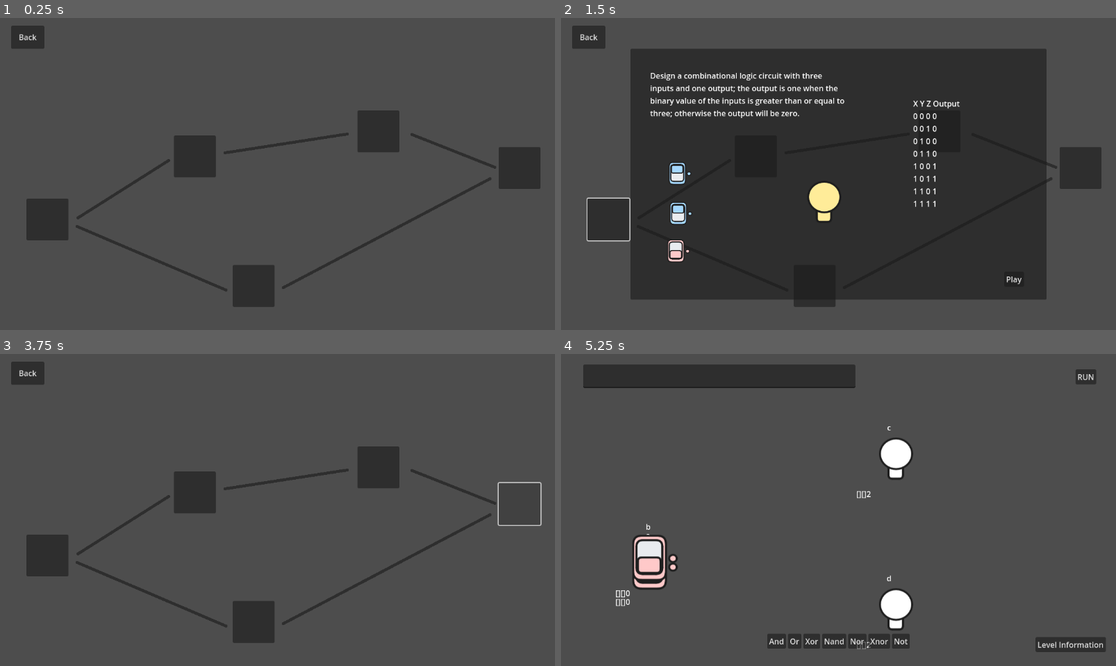
Above: before the commit, frames 1-4 (two rows, left to right).
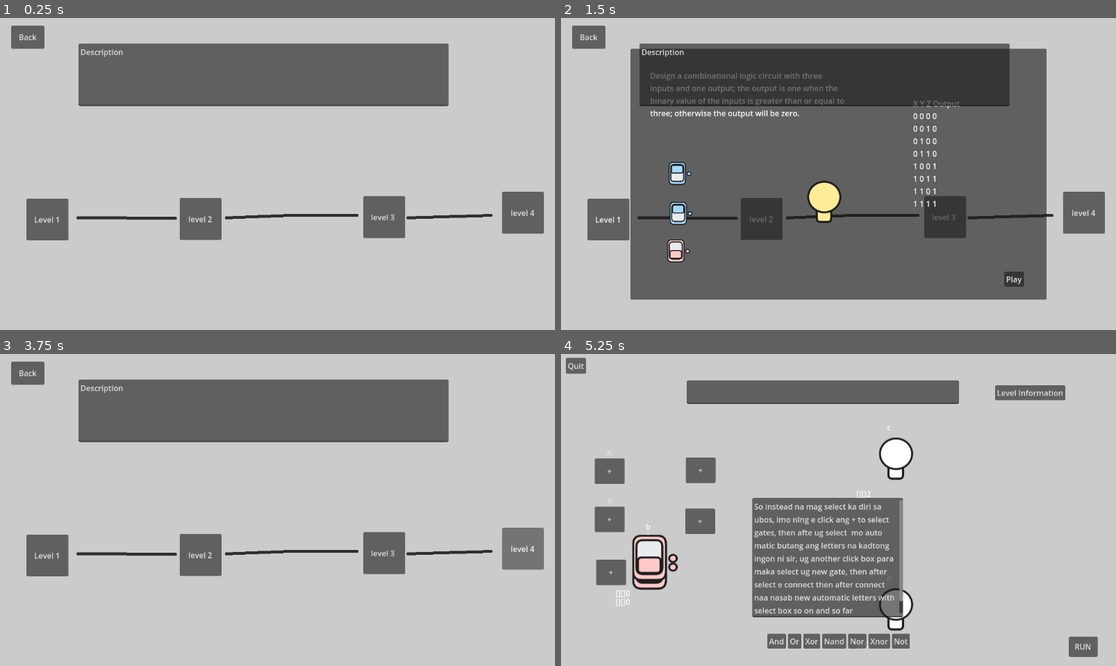
Above: after the commit, the same moments.

Repository: sininen-blue/logic-gate-tesseract
Game: Godot game, scene res://ui/level_select.tscn
Two runs of this game, one before a commit and one after it. Both use one fixed random seed, a clock stepped at 60 frames per second and the inputs below. This scene is started directly instead of the project's main scene.
Inputs (mouse positions are in pixels of both pictures, inside the frame that each line leads up to; where the layout moved, square brackets give the same spot in the first picture):
- Up to frame 1 (0.25 s): no input
- Up to frame 2 (1.5 s): click (610, 220) at 0.5 s; click (760, 217) [755, 155] at 1.25 s
- Up to frame 3 (3.75 s): click (255, 622) at 2.02 s; click (382, 553) [377, 466] at 2.75 s; click (521, 547) [521, 503] at 3.5 s
- Up to frame 4 (5.25 s): click (610, 556) at 4.25 s; click "Play" at 5 s

The runs differ from the first frame. In frame 1, 84% of the frame differs, in the area x 0-100%, y 0-100%; in frame 2, 82%; in frame 3, 85%; in frame 4, 85%.

Commit message:
lil changes on design

Diff:
--- a/project.godot
+++ b/project.godot
@@ -53,3 +53,7 @@
 "events": [Object(InputEventKey,"resource_local_to_scene":false,"resource_name":"","device":-1,"window_id":0,"alt_press …(192 unchanged characters)…
 ]
 }
+
+[rendering]
+
+environment/defaults/default_clear_color=Color(0.796243, 0.796243, 0.796243, 1)
--- a/simulation/simulation.tscn
+++ b/simulation/simulation.tscn
@@ -9,6 +9,12 @@
 
 [sub_resource type="CircleShape2D" id="CircleShape2D_6ovty"]
 radius = 5.0
+
+[sub_resource type="StyleBoxFlat" id="StyleBoxFlat_y8q08"]
+bg_color = Color(0.6, 0.6, 0.6, 0)
+
+[sub_resource type="Theme" id="Theme_jycw4"]
+TextEdit/styles/normal = SubResource("StyleBoxFlat_y8q08")
 
 [node name="Simulation" type="Node2D"]
 script = ExtResource("1_qo526")
@@ -45,10 +51,12 @@
 
 [node name="TextEdit" type="TextEdit" parent="CanvasLayer/UI"]
 layout_mode = 0
-offset_left = 46.0
-offset_top = 22.0
-offset_right = 611.0
-offset_bottom = 71.0
+offset_left = 261.0
+offset_top = 55.0
+offset_right = 826.0
+offset_bottom = 104.0
+text = "Description/equation/question
+"
 
 [node name="FlowContainer" type="FlowContainer" parent="CanvasLayer/UI"]
 layout_mode = 1
@@ -97,10 +105,10 @@
 anchors_preset = 1
 anchor_left = 1.0
 anchor_right = 1.0
-offset_left = -84.0
-offset_top = 32.0
-offset_right = -41.0
-offset_bottom = 63.0
+offset_left = -98.0
+offset_top = 587.0
+offset_right = -38.0
+offset_bottom = 629.0
 grow_horizontal = 0
 text = "RUN"
 
@@ -111,10 +119,10 @@
 anchor_top = 1.0
 anchor_right = 1.0
 anchor_bottom = 1.0
-offset_left = -167.0
-offset_top = -60.0
-offset_right = -21.0
-offset_bottom = -29.0
+offset_left = -251.0
+offset_top = -583.0
+offset_right = -105.0
+offset_bottom = -552.0
 grow_horizontal = 0
 grow_vertical = 0
 text = "Level Information"
@@ -187,4 +195,87 @@
 scale = Vector2(0.5, 0.5)
 texture = ExtResource("5_o6ogc")
 
+[node name="quit" type="Button" parent="CanvasLayer/UI"]
+layout_mode = 0
+offset_left = 10.0
+offset_top = 8.0
+offset_right = 52.0
+offset_bottom = 41.0
+text = "Quit
+"
+
+[node name="Button" type="Button" parent="CanvasLayer/UI"]
+layout_mode = 0
+offset_left = 70.0
+offset_top = 217.0
+offset_right = 132.0
+offset_bottom = 270.0
+text = "+"
+
+[node name="Button4" type="Button" parent="CanvasLayer/UI"]
+layout_mode = 0
+offset_left = 259.0
+offset_top = 215.0
+offset_right = 321.0
+offset_bottom = 268.0
+text = "+"
+
+[node name="Button5" type="Button" parent="CanvasLayer/UI"]
+layout_mode = 0
+offset_left = 258.0
+offset_top = 321.0
+offset_right = 320.0
+offset_bottom = 374.0
+text = "+"
+
+[node name="Button3" type="Button" parent="CanvasLayer/UI"]
+layout_mode = 0
+offset_left = 73.0
+offset_top = 427.0
+offset_right = 135.0
+offset_bottom = 480.0
+text = "+"
+
+[node name="Button2" type="Button" parent="CanvasLayer/UI"]
+layout_mode = 0
+offset_left = 70.0
+offset_top = 317.0
+offset_right = 132.0
+offset_bottom = 370.0
+text = "+"
+
+[node name="TextEdit2" type="TextEdit" parent="CanvasLayer/UI"]
+layout_mode = 0
+offset_left = 95.0
+offset_top = 190.0
+offset_right = 122.0
+offset_bottom = 220.0
+theme = SubResource("Theme_jycw4")
+text = "A"
+
+[node name="TextEdit3" type="TextEdit" parent="CanvasLayer/UI"]
+layout_mode = 0
+offset_left = 97.0
+offset_top = 289.0
+offset_right = 124.0
+offset_bottom = 319.0
+theme = SubResource("Theme_jycw4")
+text = "B"
+
+[node name="TextEdit4" type="TextEdit" parent="CanvasLayer/UI"]
+layout_mode = 0
+offset_left = 397.0
+offset_top = 299.0
+offset_right = 710.0
+offset_bottom = 547.0
+text = "So instead na mag select ka diri sa
+ubos, imo nlng e click ang + to select
+gates, then afte ug select  mo auto
+matic butang ang letters na kadtong
+ingon ni sir, ug another click box para
+maka select ug new gate, then after
+select e connect then after connect
+naa nasab new automatic letters with
+select box so on and so far"
+
 [connection signal="pressed" from="CanvasLayer/UI/InfoButton" to="." method="_on_info_button_pressed"]
--- /dev/null
+++ b/ui/character_body_2d.gd
@@ -0,0 +1,13 @@
+extends CharacterBody2D
+
+
+var speed = 250.0
+
+func _ready():
+	velocity = Vector2(-200, -200).normalized() * speed
+
+
+func _physics_process(delta):
+	var collision = move_and_collide(velocity * delta)
+	if collision:
+		velocity = velocity.bounce(collision.get_normal())
--- a/ui/level_select.gd
+++ b/ui/level_select.gd
@@ -4,7 +4,6 @@
 func _ready() -> void:
 	$LevelButton.pressed.connect(_on_button_pressed)
 	$LevelButton2.pressed.connect(_on_button_pressed)
-	$LevelButton3.pressed.connect(_on_button_pressed)
 	$LevelButton4.pressed.connect(_on_button_pressed)
 	$LevelButton5.pressed.connect(_on_button_pressed)
 
--- a/ui/level_select.tscn
+++ b/ui/level_select.tscn
@@ -16,7 +16,7 @@
 metadata/_edit_lock_ = true
 
 [node name="Line2D" type="Line2D" parent="."]
-points = PackedVector2Array(162, 415, 350, 296)
+points = PackedVector2Array(162, 415, 364, 416)
 width = 6.0
 default_color = Color(0.180392, 0.180392, 0.180392, 1)
 joint_mode = 2
@@ -25,7 +25,7 @@
 
 [node name="Line2D2" type="Line2D" parent="."]
 position = Vector2(306, -121)
-points = PackedVector2Array(161, 401, 415, 362)
+points = PackedVector2Array(164, 536, 295, 531, 435, 531)
 width = 6.0
 default_color = Color(0.180392, 0.180392, 0.180392, 1)
 joint_mode = 2
@@ -34,25 +34,7 @@
 
 [node name="Line2D3" type="Line2D" parent="."]
 position = Vector2(694, -159)
-points = PackedVector2Array(161, 401, 333, 469)
-width = 6.0
-default_color = Color(0.180392, 0.180392, 0.180392, 1)
-joint_mode = 2
-begin_cap_mode = 2
-end_cap_mode = 2
-
-[node name="Line2D4" type="Line2D" parent="."]
-position = Vector2(3, 33)
-points = PackedVector2Array(157, 400, 466, 532)
-width = 6.0
-default_color = Color(0.180392, 0.180392, 0.180392, 1)
-joint_mode = 2
-begin_cap_mode = 2
-end_cap_mode = 2
-
-[node name="Line2D5" type="Line2D" parent="."]
-position = Vector2(427, 159)
-points = PackedVector2Array(161, 401, 590, 175)
+points = PackedVector2Array(153, 574, 325, 569)
 width = 6.0
 default_color = Color(0.180392, 0.180392, 0.180392, 1)
 joint_mode = 2
@@ -65,34 +47,32 @@
 offset_top = 375.0
 offset_right = 142.0
 offset_bottom = 462.0
+text = "Level 1"
 
 [node name="LevelButton2" type="Button" parent="."]
 layout_mode = 0
-offset_left = 361.0
-offset_top = 244.0
-offset_right = 448.0
-offset_bottom = 331.0
-
-[node name="LevelButton3" type="Button" parent="."]
-layout_mode = 0
-offset_left = 483.0
-offset_top = 513.0
-offset_right = 570.0
-offset_bottom = 600.0
+offset_left = 373.0
+offset_top = 374.0
+offset_right = 460.0
+offset_bottom = 461.0
+text = "level 2"
 
 [node name="LevelButton4" type="Button" parent="."]
 layout_mode = 0
-offset_left = 742.0
-offset_top = 192.0
-offset_right = 829.0
-offset_bottom = 279.0
+offset_left = 754.0
+offset_top = 370.0
+offset_right = 841.0
+offset_bottom = 457.0
+text = "level 3 "
 
 [node name="LevelButton5" type="Button" parent="."]
 layout_mode = 0
-offset_left = 1035.0
-offset_top = 268.0
-offset_right = 1122.0
-offset_bottom = 355.0
+offset_left = 1042.0
+offset_top = 361.0
+offset_right = 1129.0
+offset_bottom = 448.0
+text = "level 4
+"
 
 [node name="LevelInfo" type="Panel" parent="."]
 visible = false
@@ -169,3 +149,12 @@
 offset_right = 92.0
 offset_bottom = 64.0
 text = "Back"
+
+[node name="TextEdit" type="TextEdit" parent="."]
+layout_mode = 0
+offset_left = 163.0
+offset_top = 53.0
+offset_right = 931.0
+offset_bottom = 183.0
+text = "Description
+"
--- a/ui/title_page.tscn
+++ b/ui/title_page.tscn
@@ -1,6 +1,34 @@
-[gd_scene load_steps=2 format=3 uid="uid://bitv0k63w6aiq"]
+[gd_scene load_steps=5 format=3 uid="uid://bitv0k63w6aiq"]
 
 [ext_resource type="Script" path="res://ui/title_page.gd" id="1_ulqil"]
+
+[sub_resource type="StyleBoxFlat" id="StyleBoxFlat_4pc4n"]
+bg_color = Color(0.419813, 0.419813, 0.419813, 1)
+border_width_bottom = 5
+border_color = Color(0.237539, 0.237539, 0.237539, 1)
+corner_radius_top_left = 10
+corner_radius_top_right = 10
+corner_radius_bottom_right = 10
+corner_radius_bottom_left = 10
+shadow_color = Color(0.144063, 0.144063, 0.144063, 0.6)
+shadow_size = 4
+shadow_offset = Vector2(5, 5)
+
+[sub_resource type="StyleBoxFlat" id="StyleBoxFlat_uy4xb"]
+border_width_bottom = 5
+border_color = Color(0.237539, 0.237539, 0.237539, 1)
+corner_radius_top_left = 10
+corner_radius_top_right = 10
+corner_radius_bottom_right = 10
+corner_radius_bottom_left = 10
+shadow_color = Color(0.144063, 0.144063, 0.144063, 0.6)
+shadow_size = 4
+shadow_offset = Vector2(5, 5)
+
+[sub_resource type="Theme" id="Theme_lk8m3"]
+Button/styles/hover = SubResource("StyleBoxFlat_4pc4n")
+Button/styles/normal = SubResource("StyleBoxFlat_uy4xb")
+Label/styles/normal = null
 
 [node name="TitlePage" type="Control"]
 layout_mode = 3
@@ -9,6 +37,7 @@
 anchor_bottom = 1.0
 grow_horizontal = 2
 grow_vertical = 2
+theme = SubResource("Theme_lk8m3")
 script = ExtResource("1_ulqil")
 metadata/_edit_lock_ = true
 
@@ -52,6 +81,12 @@
 offset_right = 67.5
 offset_bottom = 111.0
 grow_horizontal = 2
+theme_override_colors/font_shadow_color = Color(0, 0, 0, 1)
+theme_override_colors/font_outline_color = Color(0, 0, 0, 1)
+theme_override_constants/shadow_offset_x = 4
+theme_override_constants/shadow_offset_y = 10
+theme_override_constants/outline_size = 5
+theme_override_constants/shadow_outline_size = 10
 theme_override_font_sizes/font_size = 64
 text = "GAME TITLE HERE"
 uppercase = true
Not shown, added: assets/simulation/2560x1440-light-gray-solid-color-background.jpg.import
Binary file added: assets/simulation/gate-clipart-logic-gate-12.png
Not shown, added: assets/simulation/gate-clipart-logic-gate-12.png.import
Not shown: 1 places in simulation/simulation.tscn that only renumber resources
